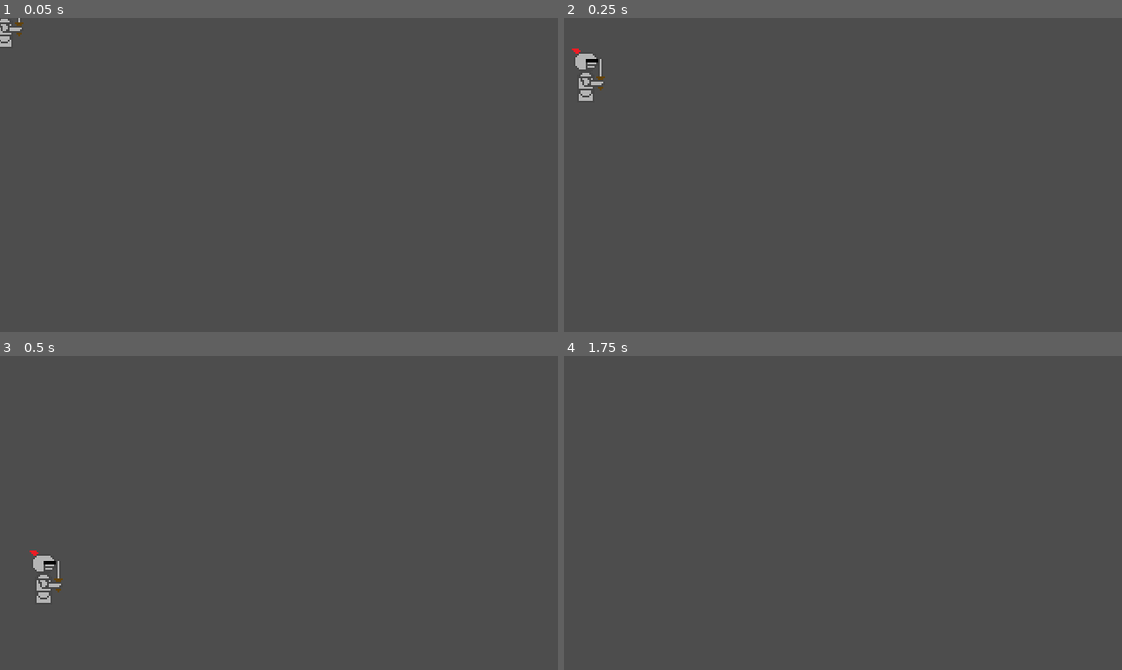
Above: before the commit, frames 1-4 (two rows, left to right).
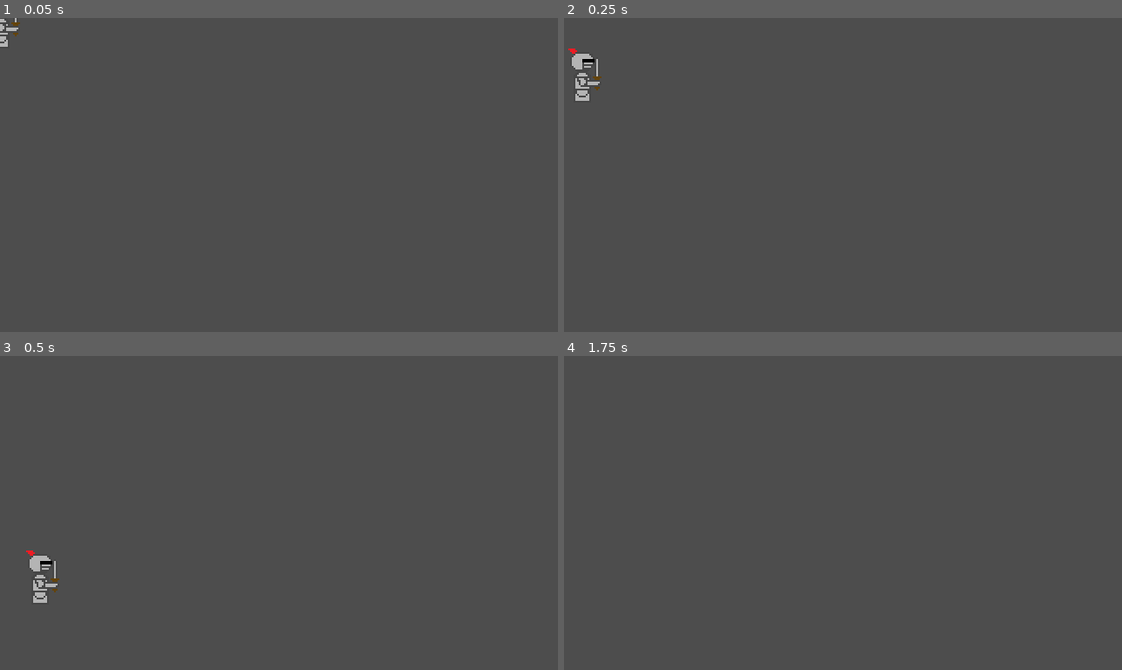
Above: after the commit, the same moments.

Repository: JedsadaSrijunpoe/sunlight-is-enemy
Game: Godot game, scene res://Hazard/knight_enemy.tscn
Same seed, same stepped clock (60 frames per second), same inputs: the game is played once before the commit and once after it. This scene is started directly instead of the project's main scene.
Inputs:
- Up to frame 1 (0.05 s): no input
- Up to frame 2 (0.25 s): no input
- Up to frame 3 (0.5 s): no input
- Up to frame 4 (1.75 s): hold D (move_right) from 0.53 s (still down); tap J (interact) at 0.6 s; tap W (jump) at 0.77, 1.52 s; tap Enter at 1.25 s; tap Space (toggle) at 1.35 s

The runs differ from the first frame. In frame 1, 0.1% of the frame differs, in the area x 0-5%, y 0-10%; in frame 2, 0.3%, in the area x 0-8%, y 9-27%; in frame 3, 0.3%; in frame 4, nothing differs.

Commit message:
Revert "Merge branch 'main' of https://github.com/JedsadaSrijunpoe/sunlight-is-enemy"
This reverts commit eb0a54f2d613450f72412c310f80f7d58ee4514f, reversing
changes made to a2a33b352b5c8aead56a9014d198f7b5865980c9.

Diff:
--- a/Hazard/knight_enemy.gd
+++ b/Hazard/knight_enemy.gd
@@ -1,10 +1,6 @@
 extends CharacterBody2D
 
 @onready var sprite = $Sprite2D
-@onready var collision_shape = $CollisionShape2D
-@onready var hitbox = $Hitbox
-@onready var hurtbox = $Hurtbox
-
 
 @export var WALK_SPEED = 50.0
 @export var RUN_SPEED = 200.0
@@ -13,14 +9,10 @@
 # Get the gravity from the project settings to be synced with RigidBody nodes.
 var gravity = ProjectSettings.get_setting("physics/2d/default_gravity")
 var past_velocity
-var past_direction
-var direction
 
 func _ready():
 	velocity.x = WALK_SPEED
 	past_velocity = velocity
-	past_direction = 1
-	direction = 1
 
 func _physics_process(delta):
 
@@ -29,21 +21,10 @@
 		velocity.y += gravity * delta
 
 	if is_on_wall():
-		print("wall")
 		velocity.x = -past_velocity.x
-		print(velocity)
-		direction = -past_direction
 
 	past_velocity = velocity
 
 	move_and_slide()
-
-	if velocity.x and past_direction != direction:
-		sprite.flip_h = not sprite.flip_h
-		past_direction = direction
-		hitbox.get_node("CollisionPolygon2D").scale.x *= -1
-		hitbox.get_node("CollisionPolygon2D").position.x *= -1
-
-func _on_hurtbox_area_entered(area):
-	if not area.IS_LIGHT:
-		queue_free()
+	if velocity.x:
+		sprite.flip_h = velocity.x < 0
--- a/Hazard/knight_enemy.tscn
+++ b/Hazard/knight_enemy.tscn
@@ -8,8 +8,9 @@
 [sub_resource type="RectangleShape2D" id="RectangleShape2D_np4d4"]
 size = Vector2(10, 29)
 
-[sub_resource type="RectangleShape2D" id="RectangleShape2D_pm26p"]
-size = Vector2(11.8611, 29)
+[sub_resource type="CapsuleShape2D" id="CapsuleShape2D_oxxqg"]
+radius = 7.25
+height = 15.0
 
 [node name="KnightEnemy" type="CharacterBody2D"]
 script = ExtResource("1_sb83j")
@@ -18,25 +19,25 @@
 texture = ExtResource("1_tcxht")
 
 [node name="CollisionShape2D" type="CollisionShape2D" parent="."]
-position = Vector2(0, 1.5)
+visible = false
+position = Vector2(-2, 1.5)
 shape = SubResource("RectangleShape2D_np4d4")
 
 [node name="Hitbox" parent="." instance=ExtResource("3_214pw")]
-collision_layer = 8
+collision_layer = 4
 
 [node name="CollisionPolygon2D" parent="Hitbox" index="0"]
-position = Vector2(2, 0)
 polygon = PackedVector2Array(-6, 16, -8, -10, -6, -12, 2, -12, 4, -10, 9, -10, 9, 9, 3, 9, 2, 16)
 
 [node name="Hurtbox" parent="." instance=ExtResource("4_dk3re")]
-collision_mask = 36
+visible = false
+collision_mask = 8
 
 [node name="CollisionShape2D" parent="Hurtbox" index="0"]
-position = Vector2(0, 1.5)
-scale = Vector2(1.18033, 1)
-shape = SubResource("RectangleShape2D_pm26p")
-
-[connection signal="area_entered" from="Hurtbox" to="." method="_on_hurtbox_area_entered"]
+position = Vector2(-1.75, -7.6)
+rotation = 1.5708
+scale = Vector2(0.850155, 1.10036)
+shape = SubResource("CapsuleShape2D_oxxqg")
 
 [editable path="Hitbox"]
 [editable path="Hurtbox"]
--- a/Player/player.tscn
+++ b/Player/player.tscn
@@ -1,10 +1,9 @@
-[gd_scene load_steps=12 format=3 uid="uid://kiu6g4gkywwq"]
+[gd_scene load_steps=11 format=3 uid="uid://kiu6g4gkywwq"]
 
 [ext_resource type="Script" path="res://Player/player.gd" id="1_laxjk"]
 [ext_resource type="Texture2D" uid="uid://bx8ua8cc4mllp" path="res://Player/bat.png" id="2_dw5jy"]
 [ext_resource type="Texture2D" uid="uid://oyvey8bmu4nr" path="res://Player/humanoid.png" id="3_10154"]
 [ext_resource type="PackedScene" uid="uid://n1y0uqxv68mg" path="res://Overlap/hurtbox.tscn" id="4_xc2u5"]
-[ext_resource type="PackedScene" uid="uid://bki1tq2g2gv5o" path="res://Overlap/hitbox.tscn" id="5_befhp"]
 
 [sub_resource type="SpriteFrames" id="SpriteFrames_lsqfs"]
 animations = [{
@@ -30,17 +29,17 @@
 height = 14.0
 
 [sub_resource type="RectangleShape2D" id="RectangleShape2D_8qxx5"]
-size = Vector2(27.8773, 5.50791)
+size = Vector2(27.8773, 4.95712)
 
 [sub_resource type="CapsuleShape2D" id="CapsuleShape2D_v3xiy"]
 radius = 6.70761
 height = 22.6288
 
 [sub_resource type="RectangleShape2D" id="RectangleShape2D_hictw"]
-size = Vector2(38.5687, 16.1634)
+size = Vector2(38.5687, 14.5471)
 
 [sub_resource type="RectangleShape2D" id="RectangleShape2D_l5ns7"]
-size = Vector2(9.68561, 14.2886)
+size = Vector2(8.71702, 14.3487)
 
 [node name="Player" type="CharacterBody2D"]
 slide_on_ceiling = false
@@ -56,13 +55,13 @@
 disabled = true
 
 [node name="HumanoidCollisionShape" type="CollisionShape2D" parent="."]
-position = Vector2(-2.05636e-06, 4.5)
+position = Vector2(-0.500032, 4.5)
 rotation = -1.5708
 scale = Vector2(0.825044, 1.81557)
 shape = SubResource("RectangleShape2D_8qxx5")
 
 [node name="BatHurtbox" parent="." instance=ExtResource("4_xc2u5")]
-collision_mask = 12
+collision_mask = 4
 monitorable = false
 
 [node name="CollisionShape2D" parent="BatHurtbox" index="0"]
@@ -72,11 +71,11 @@
 disabled = true
 
 [node name="HumanHurtbox" parent="." instance=ExtResource("4_xc2u5")]
-collision_mask = 12
+collision_mask = 4
 monitorable = false
 
 [node name="CollisionShape2D" parent="HumanHurtbox" index="0"]
-position = Vector2(-1.75834e-06, 4.5)
+position = Vector2(-0.500016, 4.5)
 rotation = 1.5708
 scale = Vector2(0.596338, -0.618682)
 shape = SubResource("RectangleShape2D_hictw")
@@ -86,16 +85,9 @@
 collision_mask = 16
 
 [node name="CollisionShape2D" type="CollisionShape2D" parent="Switchbox"]
-position = Vector2(0, 4.5)
+position = Vector2(-0.5, 4.54834)
 scale = Vector2(1.03246, 1.60967)
 shape = SubResource("RectangleShape2D_l5ns7")
-
-[node name="Hitbox" parent="." instance=ExtResource("5_befhp")]
-collision_layer = 32
-
-[node name="CollisionPolygon2D" parent="Hitbox" index="0"]
-scale = Vector2(0.995984, 1)
-polygon = PackedVector2Array(-5.02016, 17, -5.02016, 16, 5.02016, 16, 5.02016, 17)
 
 [connection signal="area_entered" from="BatHurtbox" to="." method="_on_bathurtbox_area_entered"]
 [connection signal="area_entered" from="HumanHurtbox" to="." method="_on_humanhurtbox_area_entered"]
@@ -104,4 +96,3 @@
 
 [editable path="BatHurtbox"]
 [editable path="HumanHurtbox"]
-[editable path="Hitbox"]
--- a/project.godot
+++ b/project.godot
@@ -72,9 +72,7 @@
 2d_physics/layer_1="Player"
 2d_physics/layer_2="World"
 2d_physics/layer_3="Hitbox"
-2d_physics/layer_4="EnemyHitbox"
 2d_physics/layer_5="Switch"
-2d_physics/layer_6="PlayerHitbox"
 
 [rendering]
 
Binary file changed: Hazard/kinghtenemy.png
Not shown: 1 places in Level/level_1.tscn that only renumber resources
Binary file changed: Player/humanoid.png
Not shown: 1 places in World/door.tscn that only renumber resources
Not shown: 1 places in World/switch.tscn that only renumber resources
